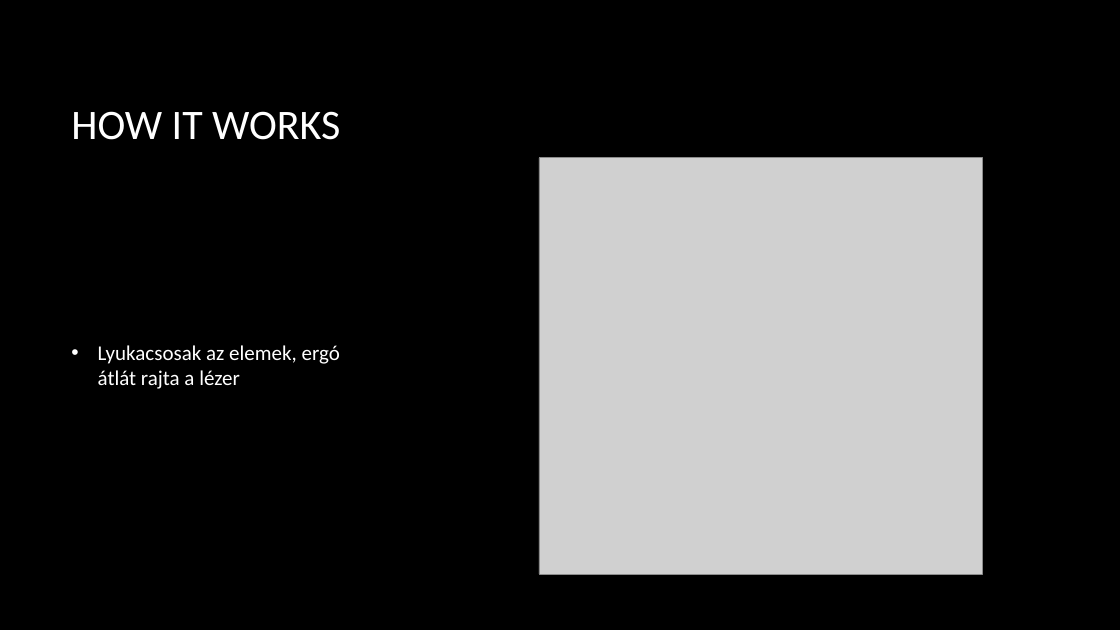
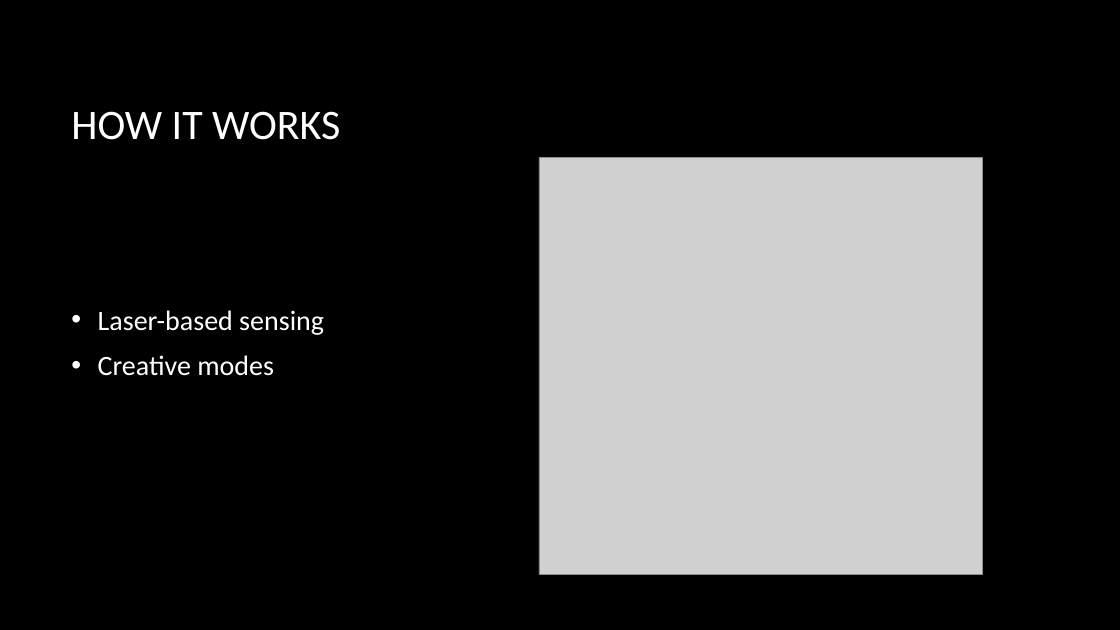
Before and after one commit to Adrellan/CubicDarts, a slide deck: slide 6 of cubic_darts.pptx. Drawn at 1120x630 pixels with LibreOffice and Linux fonts; fonts in the diff are those of the drawing; grey boxes stand for pictures; background and template pictures are left out. Boxes give left, top, right and bottom in pixels: in the first picture for what was removed or moved away, otherwise in the second. Text is boxed around its words. In the diff, an @@ line names an element or a change of style, - is before the commit and + after.

```diff
--- a/cubic_darts.pptx
+++ b/cubic_darts.pptx
@@ text at box(98, 310, 324, 376): text changed; size 18 to 24 pt @@
-• Lyukacsosak az elemek, ergó átlát rajta a lézer
+• Laser-based sensing
+• Creative modes
```
Also in this commit, not shown: 3 other slides changed, 2 slides added, 2 slides removed, 2 other files.
